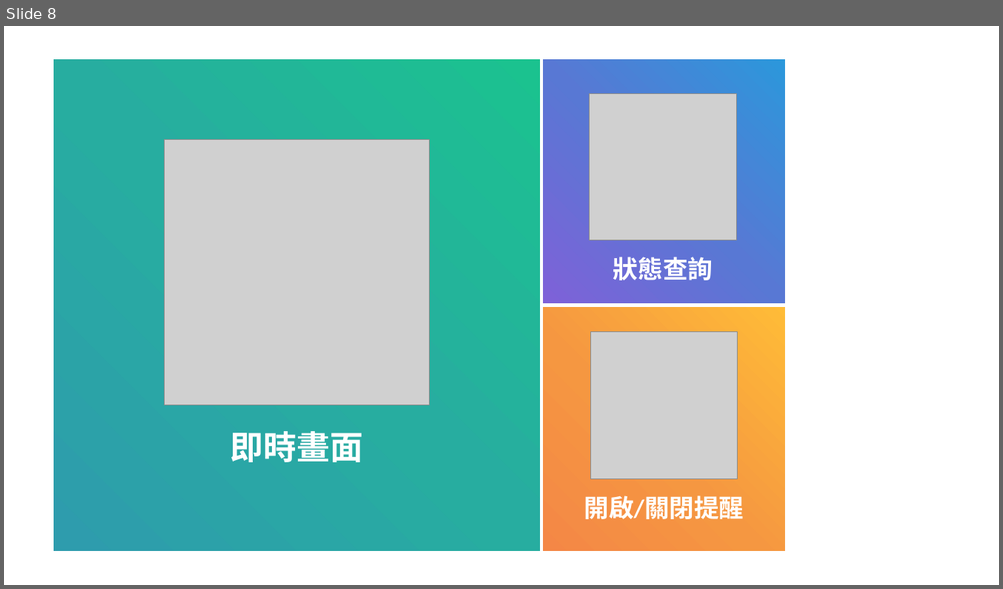
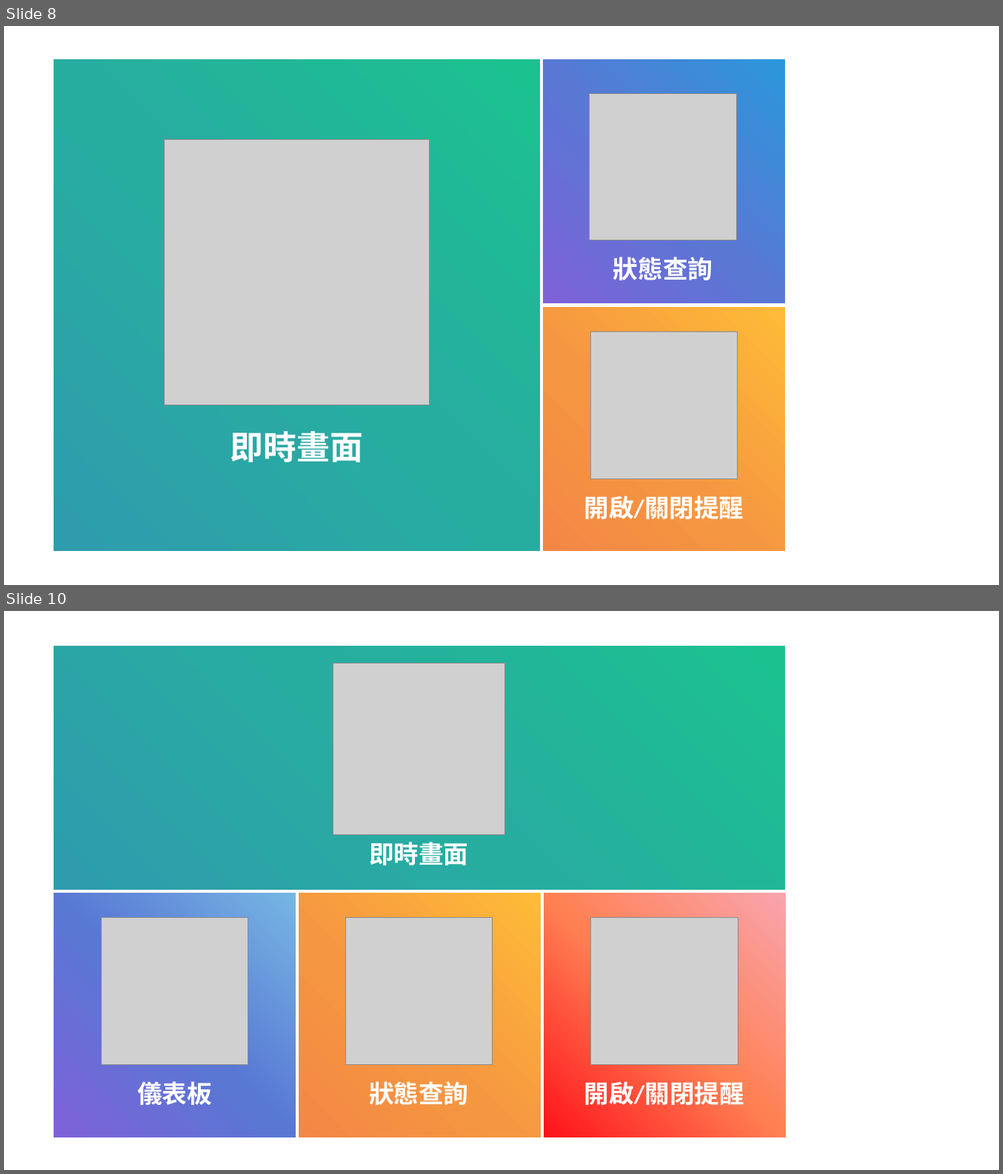
Before and after one commit to burinexovo/yolo-surveillance, a slide deck: docs/rich_menu.pptx. Shown one above the other, each under a label of ours: slide 8 before the commit, slides 8 and 10 after it; the slides between them are not shown. The pictures are 1003x589 and 1003x1174 pixels, drawn with LibreOffice and Linux fonts; fonts in the diff are those of the drawing; grey boxes stand for pictures. Boxes give left, top, right and bottom in pixels: in the first picture for what was removed or moved away, otherwise in the second. Text is boxed around its words. In the diff, an @@ line names an element or a change of style, - is before the commit and + after.

```diff
--- a/docs/rich_menu.pptx
+++ b/docs/rich_menu.pptx
@@ slide 10 added at bbox=[4, 611, 999, 1170], background #FFFFFF @@
@@ group added at bbox=[52, 644, 787, 1139]: 4 rectangles, 4 pictures, 4 texts @@
+狀態查詢
+即時畫面
+開啟/關閉提醒
+儀表板
```
Also in this commit, not shown: 2 other slides added, 9 other files.
